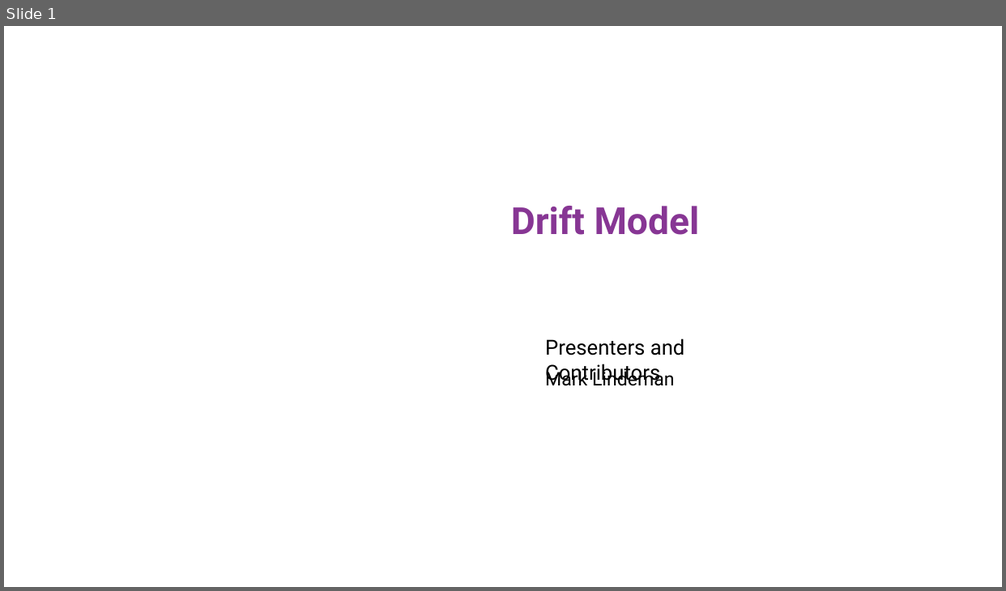
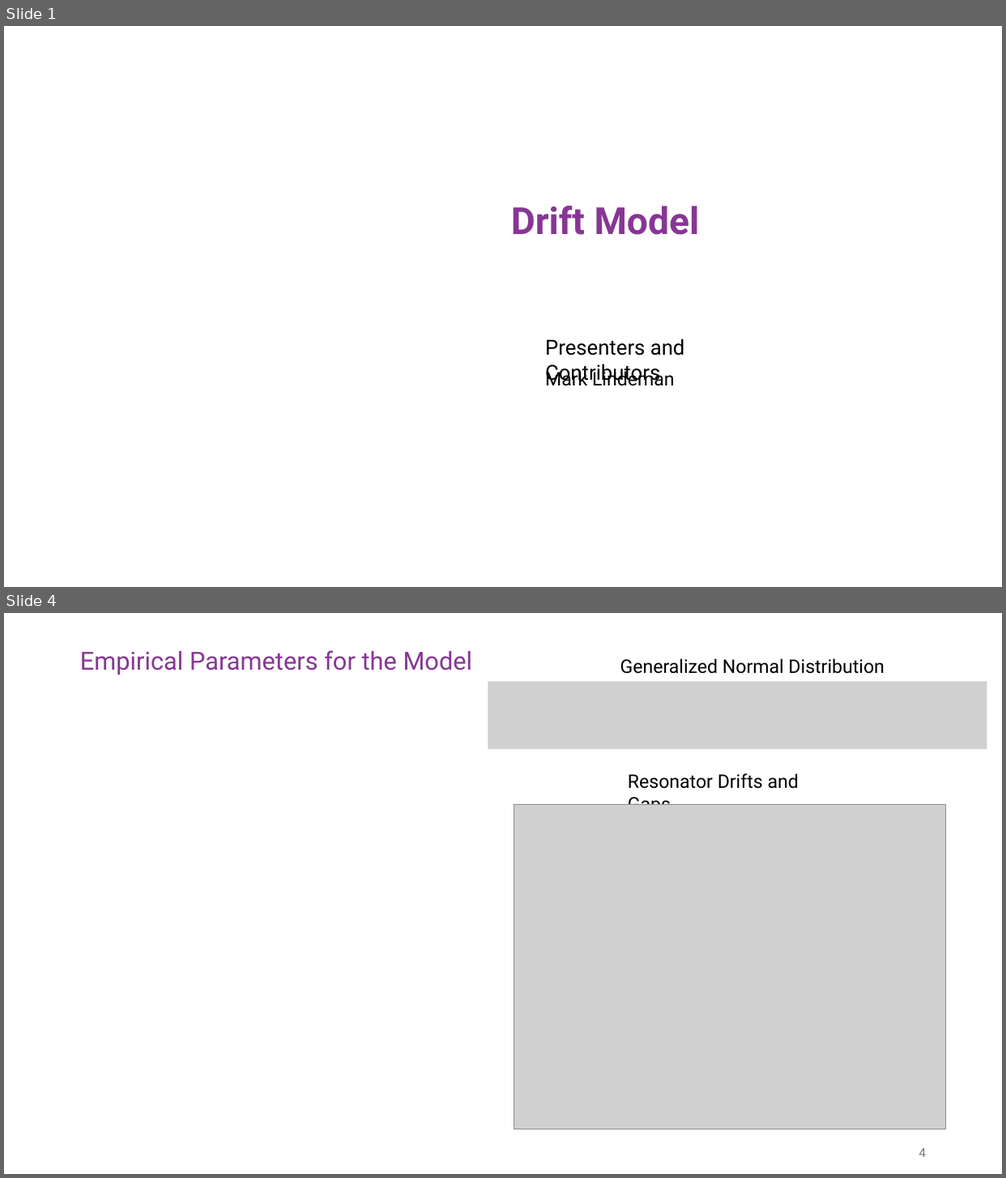
Before and after one commit to malindeman1999/python_drift_model, a slide deck: 2026-4-27 drift model.pptx. Shown one above the other, each under a label of ours: slide 1 before the commit, slides 1 and 4 after it; the slides between them are not shown. The pictures are 1006x591 and 1006x1178 pixels, drawn with LibreOffice and Linux fonts; fonts in the diff are those of the drawing; grey boxes stand for pictures; background and template pictures are left out. Boxes give left, top, right and bottom in pixels: in the first picture for what was removed or moved away, otherwise in the second. Text is boxed around its words. In the diff, an @@ line names an element or a change of style, - is before the commit and + after.

Commit message:
Update collision model logic and project files

```diff
--- a/2026-4-27 drift model.pptx
+++ b/2026-4-27 drift model.pptx
@@ slide 4 added at <box>4,613,1002,1174</box>, background #FFFFFF @@
@@ title added at <box>80,650,473,675</box>, 24 pt, text #873694 @@
+Empirical Parameters for the Model
@@ text added at <box>620,658,884,674</box>, 18 pt, text #000000 @@
+Generalized Normal Distribution
@@ picture added at <box>488,681,987,749</box> @@
@@ text added at <box>628,773,799,805</box>, 18 pt, text #000000 @@
+Resonator Drifts and Gaps
@@ picture added at <box>513,805,947,1130</box> @@
@@ page number added at <box>918,1148,926,1157</box>, 12 pt, text #797979 @@
+4
```
Also in this commit, not shown: 4 slides changed, 13 other slides added, 4 slides removed, 4 other files.
